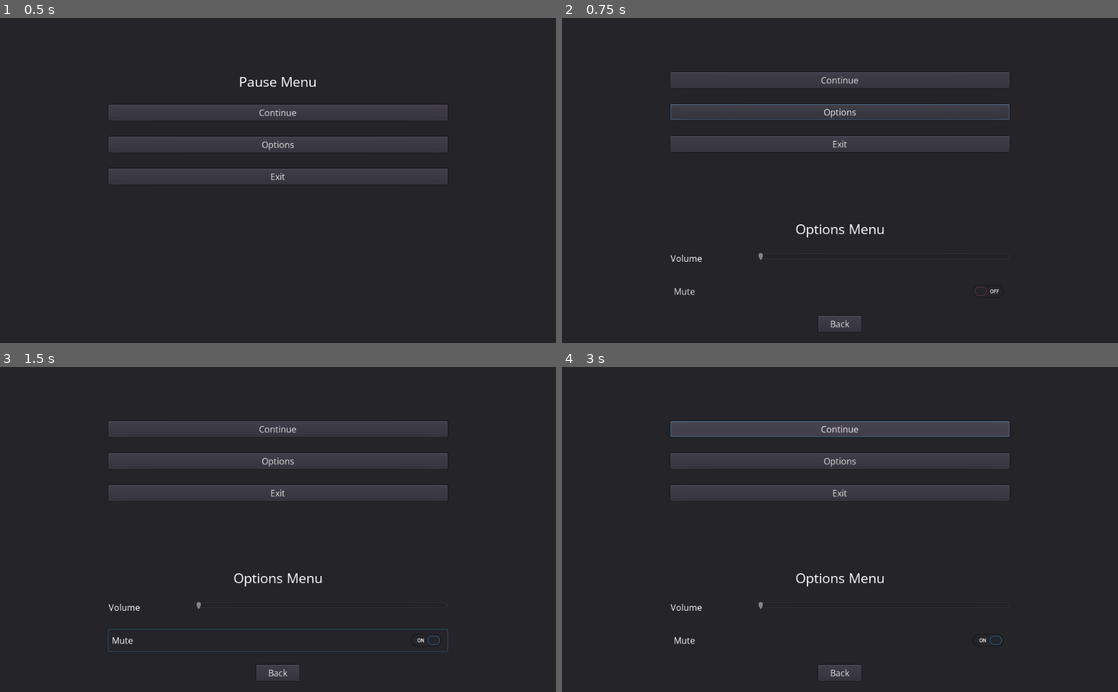
Above: before the commit, frames 1-4 (two rows, left to right).
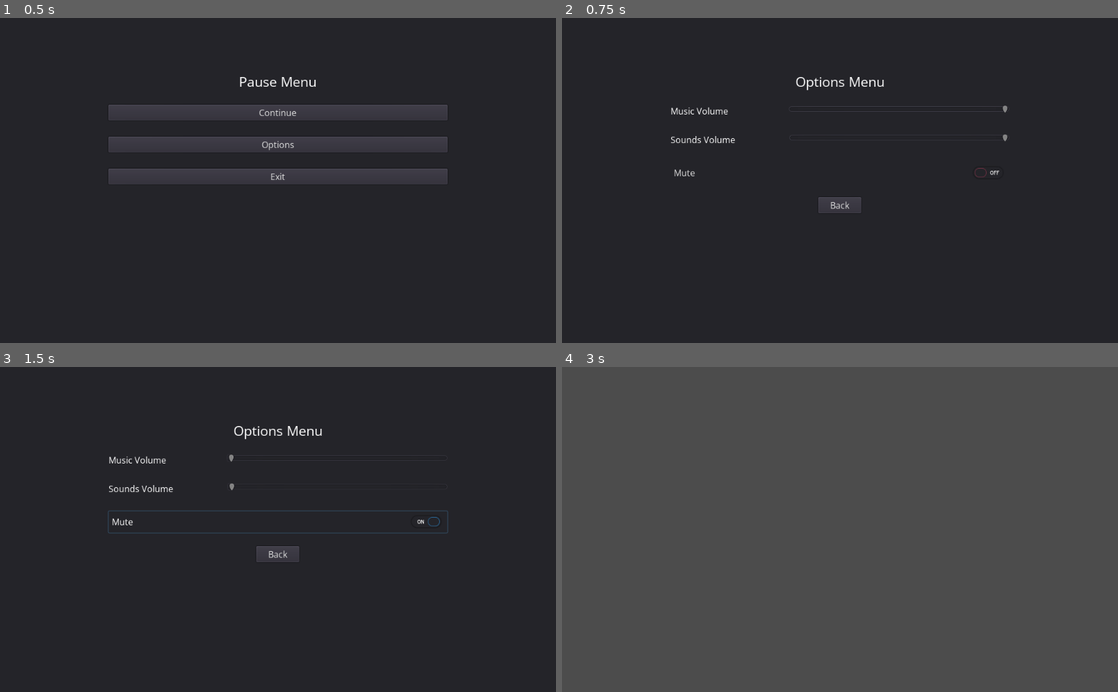
Above: after the commit, the same moments.

Repository: SavoVuksan/godot_wild_jam_45
Game: Godot game, scene res://Blueprints/PauseMenu.tscn
Two runs of this game, one before a commit and one after it. Both use one fixed random seed, a clock stepped at 60 frames per second and the inputs below. Before the commit the project has no main scene; this scene is started directly in both runs.
Inputs:
- Up to frame 1 (0.5 s): no input
- Up to frame 2 (0.75 s): click "Options" at 0.5 s
- Up to frame 3 (1.5 s): click "Mute" at 1.25 s
- Up to frame 4 (3 s): click "Back" at 2 s; click "Continue" at 2.75 s

Frame 1 is identical in both runs. In frame 2, 6.4% of the frame differs, in the area x 19-81%, y 16-97%; in frame 3, 6.7%; in frame 4, 91%, in the area x 0-100%, y 0-100%.

Commit message:
Finished PauseMenu

Diff:
--- a/Blueprints/OptionsMenu.tscn
+++ /dev/null
@@ -1,65 +0,0 @@
-[gd_scene load_steps=3 format=2]
-
-[ext_resource path="res://Resources/open_sans_regular_heading.tres" type="DynamicFont" id=1]
-[ext_resource path="res://Resources/open_sans_regular_text.tres" type="DynamicFont" id=2]
-
-[node name="OptionsMenu" type="Control"]
-anchor_right = 1.0
-anchor_bottom = 1.0
-rect_pivot_offset = Vector2( -392, -15 )
-
-[node name="VBoxContainer" type="VBoxContainer" parent="."]
-anchor_left = 0.5
-anchor_right = 0.5
-margin_left = -312.0
-margin_top = 100.0
-margin_right = 312.0
-margin_bottom = 500.0
-custom_constants/separation = 25
-
-[node name="OptionsMenu" type="Label" parent="VBoxContainer"]
-margin_right = 624.0
-margin_bottom = 35.0
-custom_fonts/font = ExtResource( 1 )
-text = "Options Menu"
-align = 1
-
-[node name="VBoxContainer" type="VBoxContainer" parent="VBoxContainer"]
-margin_top = 60.0
-margin_right = 624.0
-margin_bottom = 153.0
-custom_constants/separation = 30
-
-[node name="HBoxContainer" type="HBoxContainer" parent="VBoxContainer/VBoxContainer"]
-margin_right = 624.0
-margin_bottom = 23.0
-custom_constants/separation = 100
-
-[node name="Volume" type="Label" parent="VBoxContainer/VBoxContainer/HBoxContainer"]
-margin_right = 58.0
-margin_bottom = 23.0
-custom_fonts/font = ExtResource( 2 )
-text = "Volume"
-valign = 1
-
-[node name="VolumeSlider" type="HSlider" parent="VBoxContainer/VBoxContainer/HBoxContainer"]
-margin_left = 158.0
-margin_right = 624.0
-margin_bottom = 16.0
-size_flags_horizontal = 3
-
-[node name="CheckButton" type="CheckButton" parent="VBoxContainer/VBoxContainer"]
-margin_top = 53.0
-margin_right = 624.0
-margin_bottom = 93.0
-custom_fonts/font = ExtResource( 2 )
-text = "Mute"
-
-[node name="BackButton" type="Button" parent="VBoxContainer"]
-margin_left = 272.0
-margin_top = 178.0
-margin_right = 351.0
-margin_bottom = 207.0
-size_flags_horizontal = 4
-custom_fonts/font = ExtResource( 2 )
-text = "    Back    "
--- /dev/null
+++ b/Blueprints/OptionsMenuContent.tscn
@@ -0,0 +1,90 @@
+[gd_scene load_steps=3 format=2]
+
+[ext_resource path="res://Resources/open_sans_regular_heading.tres" type="DynamicFont" id=1]
+[ext_resource path="res://Resources/open_sans_regular_text.tres" type="DynamicFont" id=2]
+
+[node name="OptionsMenu" type="Control"]
+anchor_right = 1.0
+anchor_bottom = 1.0
+rect_pivot_offset = Vector2( -392, -15 )
+
+[node name="VBoxContainer" type="VBoxContainer" parent="."]
+anchor_left = 0.5
+anchor_right = 0.5
+margin_left = -312.0
+margin_top = 100.0
+margin_right = 312.0
+margin_bottom = 500.0
+custom_constants/separation = 25
+
+[node name="OptionsMenu" type="Label" parent="VBoxContainer"]
+margin_right = 624.0
+margin_bottom = 35.0
+custom_fonts/font = ExtResource( 1 )
+text = "Options Menu"
+align = 1
+
+[node name="VBoxContainer" type="VBoxContainer" parent="VBoxContainer"]
+margin_top = 60.0
+margin_right = 624.0
+margin_bottom = 206.0
+custom_constants/separation = 30
+
+[node name="MusicVolume" type="HBoxContainer" parent="VBoxContainer/VBoxContainer"]
+margin_right = 624.0
+margin_bottom = 23.0
+custom_constants/separation = 100
+
+[node name="MusicVolume" type="Label" parent="VBoxContainer/VBoxContainer/MusicVolume"]
+margin_right = 118.0
+margin_bottom = 23.0
+custom_fonts/font = ExtResource( 2 )
+text = "Music Volume   "
+valign = 1
+
+[node name="VolumeSlider" type="HSlider" parent="VBoxContainer/VBoxContainer/MusicVolume"]
+margin_left = 218.0
+margin_right = 624.0
+margin_bottom = 16.0
+size_flags_horizontal = 3
+max_value = 1.0
+step = 0.01
+value = 1.0
+
+[node name="SoundVolume" type="HBoxContainer" parent="VBoxContainer/VBoxContainer"]
+margin_top = 53.0
+margin_right = 624.0
+margin_bottom = 76.0
+custom_constants/separation = 100
+
+[node name="SoundsVolume" type="Label" parent="VBoxContainer/VBoxContainer/SoundVolume"]
+margin_right = 119.0
+margin_bottom = 23.0
+custom_fonts/font = ExtResource( 2 )
+text = "Sounds Volume"
+valign = 1
+
+[node name="VolumeSlider" type="HSlider" parent="VBoxContainer/VBoxContainer/SoundVolume"]
+margin_left = 219.0
+margin_right = 624.0
+margin_bottom = 16.0
+size_flags_horizontal = 3
+max_value = 1.0
+step = 0.01
+value = 1.0
+
+[node name="MuteButton" type="CheckButton" parent="VBoxContainer/VBoxContainer"]
+margin_top = 106.0
+margin_right = 624.0
+margin_bottom = 146.0
+custom_fonts/font = ExtResource( 2 )
+text = "Mute"
+
+[node name="BackButton" type="Button" parent="VBoxContainer"]
+margin_left = 272.0
+margin_top = 231.0
+margin_right = 351.0
+margin_bottom = 260.0
+size_flags_horizontal = 4
+custom_fonts/font = ExtResource( 2 )
+text = "    Back    "
--- a/Blueprints/PauseMenu.tscn
+++ b/Blueprints/PauseMenu.tscn
@@ -1,10 +1,11 @@
 [gd_scene load_steps=4 format=2]
 
-[ext_resource path="res://Resources/open_sans_regular_heading.tres" type="DynamicFont" id=1]
-[ext_resource path="res://Resources/open_sans_regular_text.tres" type="DynamicFont" id=2]
+[ext_resource path="res://Blueprints/PauseMenuContent.tscn" type="PackedScene" id=1]
+[ext_resource path="res://Blueprints/OptionsMenuContent.tscn" type="PackedScene" id=2]
 [ext_resource path="res://Scripts/PauseMenu.gd" type="Script" id=3]
 
 [node name="PauseMenu" type="Control"]
+pause_mode = 2
 anchor_right = 1.0
 anchor_bottom = 1.0
 script = ExtResource( 3 )
@@ -13,47 +14,18 @@
 anchor_right = 1.0
 anchor_bottom = 1.0
 
-[node name="PauseMenuContent" type="VBoxContainer" parent="Panel"]
-anchor_left = 0.5
-anchor_right = 0.5
-margin_left = -312.0
-margin_top = 100.0
-margin_right = 312.0
-margin_bottom = 500.0
-custom_constants/separation = 25
+[node name="PauseMenuContent" parent="Panel" instance=ExtResource( 1 )]
 
-[node name="PauseMenu" type="Label" parent="Panel/PauseMenuContent"]
-margin_right = 624.0
-margin_bottom = 35.0
-custom_fonts/font = ExtResource( 1 )
-text = "Pause Menu"
-align = 1
+[node name="OptionsMenuContent" parent="Panel" instance=ExtResource( 2 )]
+visible = false
 
-[node name="VBoxContainer" type="VBoxContainer" parent="Panel/PauseMenuContent"]
-margin_top = 60.0
-margin_right = 624.0
-margin_bottom = 207.0
-custom_constants/separation = 30
-alignment = 1
+[connection signal="pressed" from="Panel/PauseMenuContent/VBoxContainer/ContinueButton" to="." method="_on_ContinueButton_pressed"]
+[connection signal="pressed" from="Panel/PauseMenuContent/VBoxContainer/OptionsButton" to="." method="_on_OptionsButton_pressed"]
+[connection signal="pressed" from="Panel/PauseMenuContent/VBoxContainer/ExitButton" to="." method="_on_ExitButton_pressed"]
+[connection signal="value_changed" from="Panel/OptionsMenuContent/VBoxContainer/VBoxContainer/MusicVolume/VolumeSlider" to="." method="_on_MusicVolumeSlider_value_changed"]
+[connection signal="value_changed" from="Panel/OptionsMenuContent/VBoxContainer/VBoxContainer/SoundVolume/VolumeSlider" to="." method="_on_SoundVolumeSlider_value_changed"]
+[connection signal="toggled" from="Panel/OptionsMenuContent/VBoxContainer/VBoxContainer/MuteButton" to="." method="_on_MuteButton_toggled"]
+[connection signal="pressed" from="Panel/OptionsMenuContent/VBoxContainer/BackButton" to="." method="_on_OptionsMenuBackButton_pressed"]
 
-[node name="ContinueButton" type="Button" parent="Panel/PauseMenuContent/VBoxContainer"]
-margin_right = 624.0
-margin_bottom = 29.0
-custom_fonts/font = ExtResource( 2 )
-text = "Continue"
-
-[node name="OptionsButton" type="Button" parent="Panel/PauseMenuContent/VBoxContainer"]
-margin_top = 59.0
-margin_right = 624.0
-margin_bottom = 88.0
-custom_fonts/font = ExtResource( 2 )
-text = "Options"
-
-[node name="ExitButton" type="Button" parent="Panel/PauseMenuContent/VBoxContainer"]
-margin_top = 118.0
-margin_right = 624.0
-margin_bottom = 147.0
-custom_fonts/font = ExtResource( 2 )
-text = "Exit"
-
-[connection signal="pressed" from="Panel/PauseMenuContent/VBoxContainer/OptionsButton" to="." method="_on_OptionsButton_pressed"]
+[editable path="Panel/PauseMenuContent"]
+[editable path="Panel/OptionsMenuContent"]
--- /dev/null
+++ b/Blueprints/PauseMenuContent.tscn
@@ -0,0 +1,47 @@
+[gd_scene load_steps=3 format=2]
+
+[ext_resource path="res://Resources/open_sans_regular_heading.tres" type="DynamicFont" id=1]
+[ext_resource path="res://Resources/open_sans_regular_text.tres" type="DynamicFont" id=2]
+
+[node name="PauseMenuContent" type="VBoxContainer"]
+anchor_left = 0.5
+anchor_right = 0.5
+margin_left = -312.0
+margin_top = 100.0
+margin_right = 312.0
+margin_bottom = 500.0
+custom_constants/separation = 25
+
+[node name="PauseMenu" type="Label" parent="."]
+margin_right = 624.0
+margin_bottom = 35.0
+custom_fonts/font = ExtResource( 1 )
+text = "Pause Menu"
+align = 1
+
+[node name="VBoxContainer" type="VBoxContainer" parent="."]
+margin_top = 60.0
+margin_right = 624.0
+margin_bottom = 207.0
+custom_constants/separation = 30
+alignment = 1
+
+[node name="ContinueButton" type="Button" parent="VBoxContainer"]
+margin_right = 624.0
+margin_bottom = 29.0
+custom_fonts/font = ExtResource( 2 )
+text = "Continue"
+
+[node name="OptionsButton" type="Button" parent="VBoxContainer"]
+margin_top = 59.0
+margin_right = 624.0
+margin_bottom = 88.0
+custom_fonts/font = ExtResource( 2 )
+text = "Options"
+
+[node name="ExitButton" type="Button" parent="VBoxContainer"]
+margin_top = 118.0
+margin_right = 624.0
+margin_bottom = 147.0
+custom_fonts/font = ExtResource( 2 )
+text = "Exit"
--- /dev/null
+++ b/Resources/audio_bus_layout.tres
@@ -0,0 +1,15 @@
+[gd_resource type="AudioBusLayout" format=2]
+
+[resource]
+bus/1/name = "Music"
+bus/1/solo = false
+bus/1/mute = false
+bus/1/bypass_fx = false
+bus/1/volume_db = 0.0
+bus/1/send = "Master"
+bus/2/name = "Sounds"
+bus/2/solo = false
+bus/2/mute = false
+bus/2/bypass_fx = false
+bus/2/volume_db = 0.0
+bus/2/send = "Master"
--- /dev/null
+++ b/Scenes/PlaygroundSavo.tscn
@@ -0,0 +1,36 @@
+[gd_scene load_steps=5 format=2]
+
+[ext_resource path="res://icon.png" type="Texture" id=1]
+[ext_resource path="res://Blueprints/PauseMenu.tscn" type="PackedScene" id=2]
+[ext_resource path="res://Sounds/LofiTestTrack.mp3" type="AudioStream" id=3]
+
+[sub_resource type="CircleShape2D" id=1]
+radius = 30.0
+
+[node name="Node2D" type="Node2D"]
+
+[node name="RigidBody2D" type="RigidBody2D" parent="."]
+
+[node name="Sprite" type="Sprite" parent="RigidBody2D"]
+texture = ExtResource( 1 )
+
+[node name="CollisionShape2D" type="CollisionShape2D" parent="RigidBody2D"]
+shape = SubResource( 1 )
+
+[node name="Camera2D" type="Camera2D" parent="."]
+current = true
+
+[node name="CanvasLayer" type="CanvasLayer" parent="."]
+
+[node name="CanvasLayerNode" type="Control" parent="CanvasLayer"]
+anchor_right = 1.0
+anchor_bottom = 1.0
+
+[node name="PauseMenu" parent="CanvasLayer/CanvasLayerNode" instance=ExtResource( 2 )]
+visible = false
+
+[node name="MusicPlayer" type="AudioStreamPlayer2D" parent="."]
+pause_mode = 2
+stream = ExtResource( 3 )
+autoplay = true
+bus = "Music"
--- a/Scripts/PauseMenu.gd
+++ b/Scripts/PauseMenu.gd
@@ -1,22 +1,92 @@
 extends Control
 
-onready var content = $Panel/PauseMenuContent
+onready var pause_menu_content = $Panel/PauseMenuContent
+onready var options_menu_content = $Panel/OptionsMenuContent
+onready var exit_button : Button = $Panel/PauseMenuContent/VBoxContainer/ExitButton
+onready var music_volume_slider: Slider = $Panel/OptionsMenuContent/VBoxContainer/VBoxContainer/MusicVolume/VolumeSlider
+onready var sound_volume_slider: Slider = $Panel/OptionsMenuContent/VBoxContainer/VBoxContainer/SoundVolume/VolumeSlider
+onready var mute_button: Button = $Panel/OptionsMenuContent/VBoxContainer/VBoxContainer/MuteButton
 
-var options_menu = preload("res://Blueprints/OptionsMenu.tscn").instance()
+var last_music_volume = 1
+var last_sound_volume = 1
 
-# Called when the node enters the scene tree for the first time.
-func _ready():
-	pass # Replace with function body.
+var music_audio_bus_index = AudioServer.get_bus_index("Music")
+var sound_audio_bus_index = AudioServer.get_bus_index("Sounds")
 
 
-# Called every frame. 'delta' is the elapsed time since the previous frame.
-#func _process(delta):
-#	pass
+func _ready():
+	if OS.get_name() == 'HTML5':
+		exit_button.visible = false
+
+	music_volume_slider.value = db2linear(AudioServer.get_bus_volume_db(music_audio_bus_index))
+	sound_volume_slider.value = db2linear(AudioServer.get_bus_volume_db(sound_audio_bus_index))
 
 
+func _process(delta):
+	if Input.is_action_just_pressed("pause"):
+		toggle_pause()
+
 func _on_OptionsButton_pressed():
-	var content_child = content.get_child(0)
-	content.remove_child(content_child)
-	content_child.call_deferred("free")
-	content.add_child(options_menu)
-	print(options_menu)
+	pause_menu_content.visible = false
+	options_menu_content.visible = true
+
+
+
+func _on_OptionsMenuBackButton_pressed():
+	pause_menu_content.visible = true
+	options_menu_content.visible = false
+
+
+func _on_ExitButton_pressed():
+	get_tree().quit()
+
+func toggle_pause():
+	if self.visible:
+		resume_game()
+	else:
+		pause_game()
+
+func pause_game():
+	self.visible = true
+	get_tree().paused = true
+
+func resume_game():
+	self.visible = false
+	get_tree().paused = false
+
+
+func _on_ContinueButton_pressed():
+	resume_game()
+
+
+func _on_MuteButton_toggled(button_pressed:bool):
+	if button_pressed:
+		mute()
+	else:
+		unmute()
+
+func mute():
+	last_music_volume = music_volume_slider.value
+	last_sound_volume = sound_volume_slider.value
+	music_volume_slider.value = 0
+	sound_volume_slider.value = 0
+	set_audio_bus_volume()
+
+func unmute():
+	music_volume_slider.value = last_music_volume
+	sound_volume_slider.value = last_sound_volume
+	set_audio_bus_volume()
+
+
+func set_audio_bus_volume():
+	AudioServer.set_bus_volume_db(music_audio_bus_index,linear2db(music_volume_slider.value))
+	AudioServer.set_bus_volume_db(sound_audio_bus_index,linear2db(sound_volume_slider.value))
+
+
+
+func _on_MusicVolumeSlider_value_changed(value:float):
+	set_audio_bus_volume()
+
+
+func _on_SoundVolumeSlider_value_changed(value:float):
+	set_audio_bus_volume()
--- /dev/null
+++ b/default_bus_layout.tres
@@ -0,0 +1,15 @@
+[gd_resource type="AudioBusLayout" format=2]
+
+[resource]
+bus/1/name = "Music"
+bus/1/solo = false
+bus/1/mute = false
+bus/1/bypass_fx = false
+bus/1/volume_db = 0.0
+bus/1/send = "Master"
+bus/2/name = "Sounds"
+bus/2/solo = false
+bus/2/mute = false
+bus/2/bypass_fx = false
+bus/2/volume_db = 0.0
+bus/2/send = "Master"
--- a/project.godot
+++ b/project.godot
@@ -11,11 +11,21 @@
 [application]
 
 config/name="godot_wild_jam_45"
+run/main_scene="res://Scenes/PlaygroundSavo.tscn"
 config/icon="res://icon.png"
 
 [autoload]
 
 Globals="*res://Scripts/Globals.gd"
+
+[input]
+
+pause={
+"deadzone": 0.5,
+"events": [ Object(InputEventKey,"resource_local_to_scene":false,"resource_name":"","device":0,"alt":false,"shift":false,"control":false,"meta":false,"command":false,"pressed":false,"scancode":16777217,"physical_scancode":0,"unicode":0,"echo":false,"script":null)
+, Object(InputEventJoypadButton,"resource_local_to_scene":false,"resource_name":"","device":0,"button_index":11,"pressure":0.0,"pressed":false,"script":null)
+ ]
+}
 
 [physics]
 
Not shown, added: Sounds/LofiTestTrack.mp3.import
Not shown, added: export_presets.cfg
Not shown, added: Sounds/LofiTestTrack.mp3
